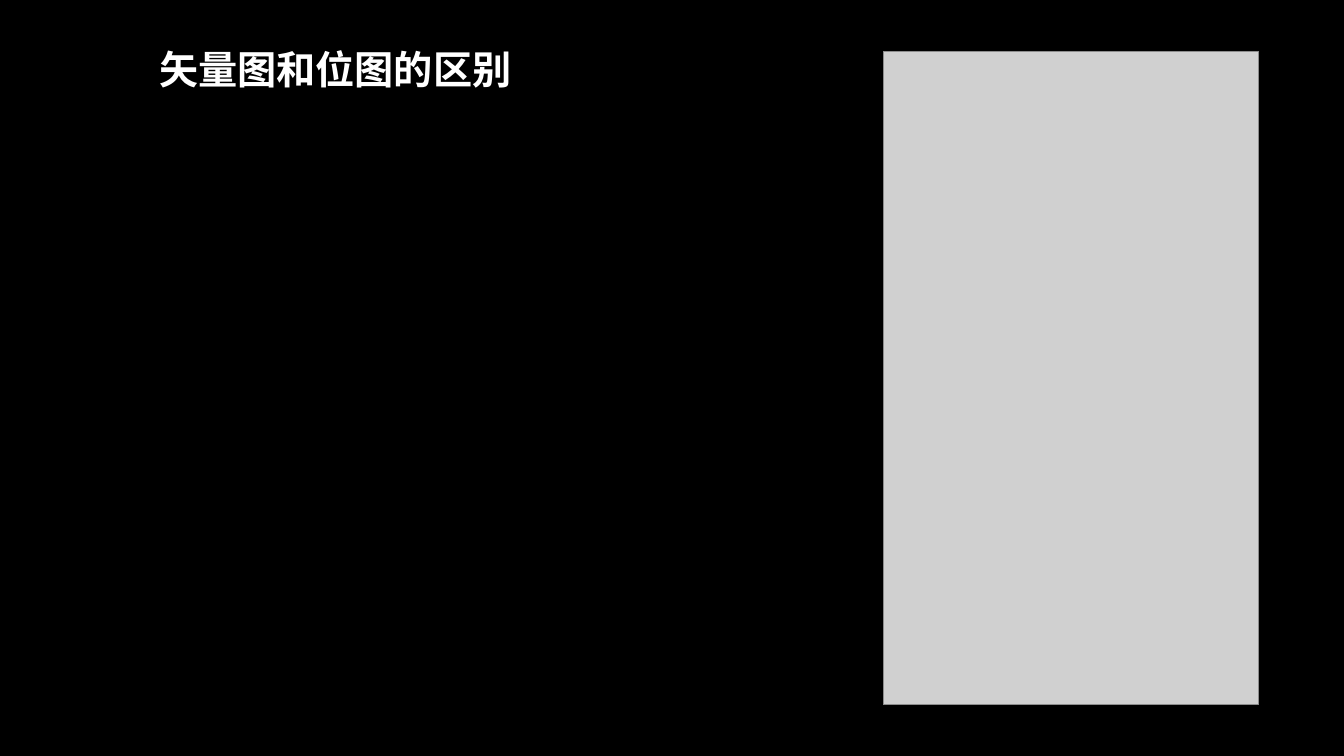
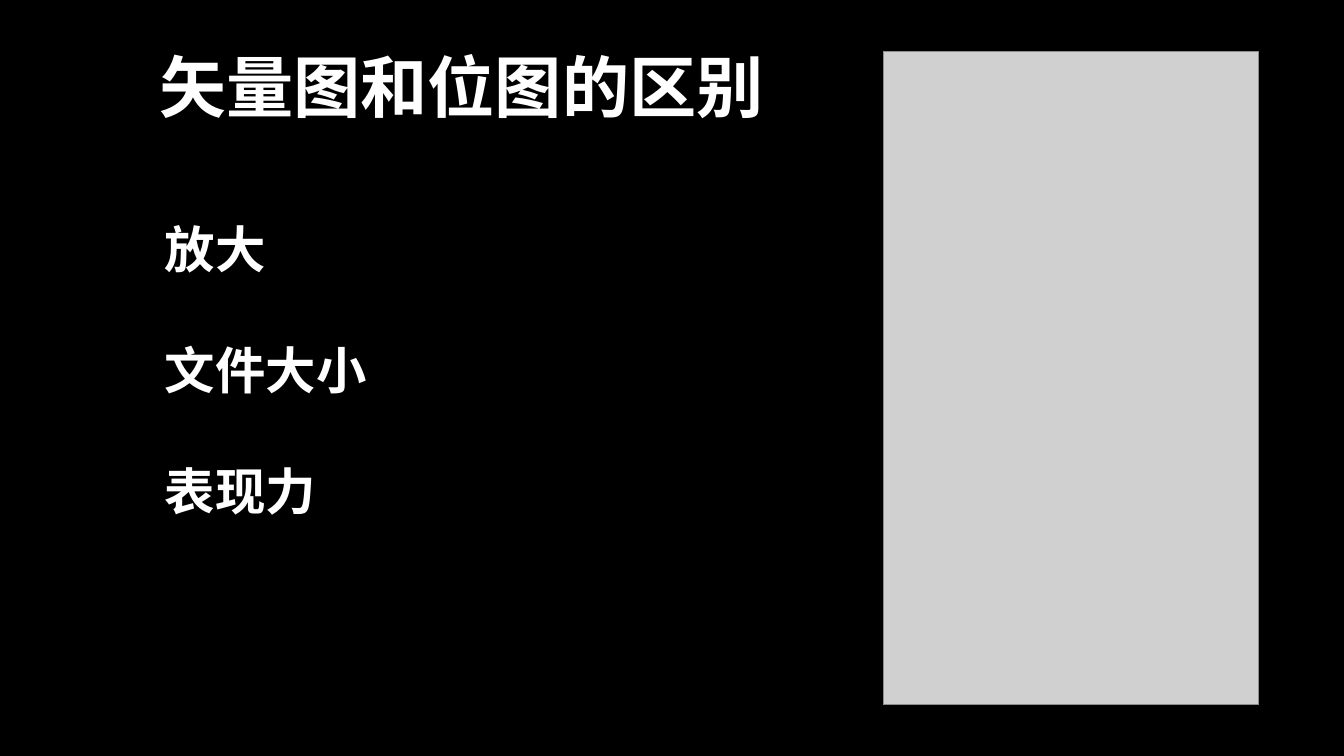
Before and after one commit to TomisTony/Techshare, a slide deck: slide 19 of 初探多媒体.pptx. Drawn at 1344x756 pixels with LibreOffice and Linux fonts; fonts in the diff are those of the drawing; grey boxes stand for pictures; background and template pictures are left out. Boxes give left, top, right and bottom in pixels: in the first picture for what was removed or moved away, otherwise in the second. Text is boxed around its words. In the diff, an @@ line names an element or a change of style, - is before the commit and + after.

```diff
--- a/初探多媒体.pptx
+++ b/初探多媒体.pptx
@@ text "矢量图和位图的区别" at box(159, 54, 764, 118): size 28 to 48 pt @@
@@ text added at box(165, 225, 367, 515), 36 pt, text #FFFFFF, bold @@
+放大
+文件大小
+表现力
```
Also in this commit, not shown: 3 other slides changed, 7 slides added, 6 other files.
